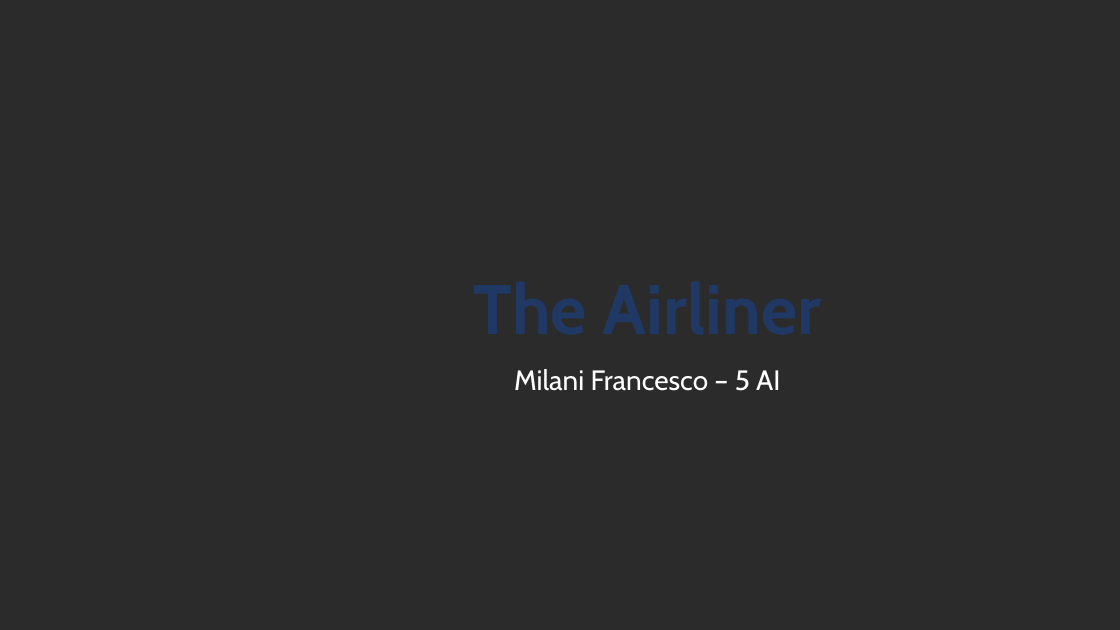
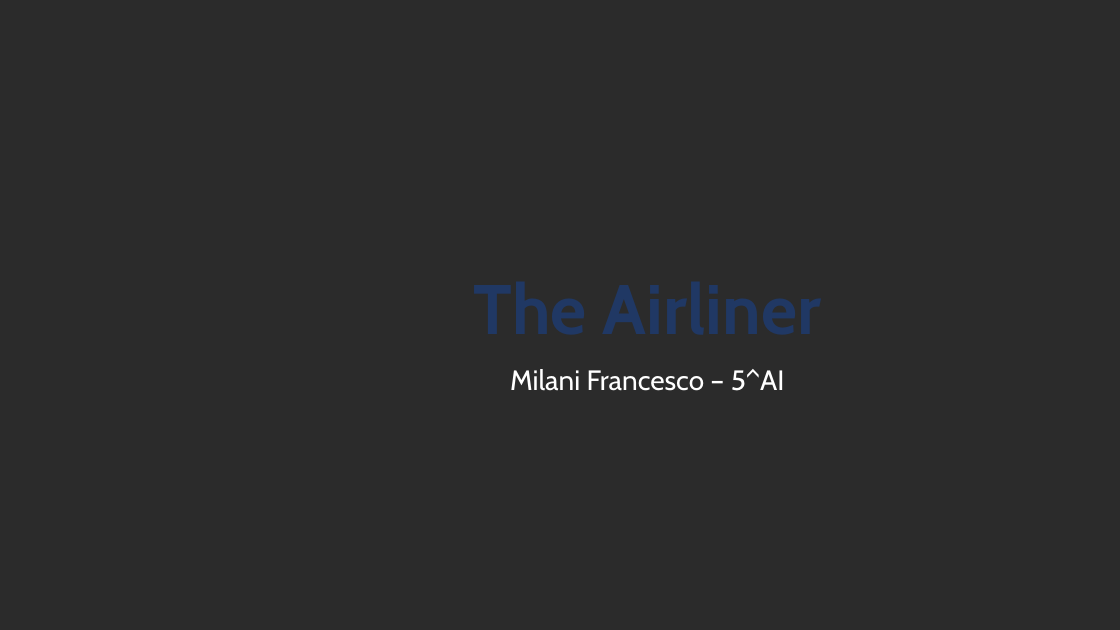
Before and after one commit to MilaniFrancesco7/Scuola, a slide deck: slide 1 of Inglese/Airplane/Milani_Technology.odp. Drawn at 1120x630 pixels with LibreOffice and Linux fonts; fonts in the diff are those of the drawing; background and template pictures are left out; a plain dark background stands for a picture behind light text. Boxes give left, top, right and bottom in pixels: in the first picture for what was removed or moved away, otherwise in the second. Text is boxed around its words. In the diff, an @@ line names an element or a change of style, - is before the commit and + after.

```diff
--- a/Inglese/Airplane/Milani_Technology.odp
+++ b/Inglese/Airplane/Milani_Technology.odp
@@ subtitle at bbox=[510, 369, 785, 391]: text changed @@
-Milani Francesco – 5 AI
+Milani Francesco – 5^AI
```
Also in this commit, not shown: 2 other slides changed, 3 slides added, 2 slides removed, 7 other files.
